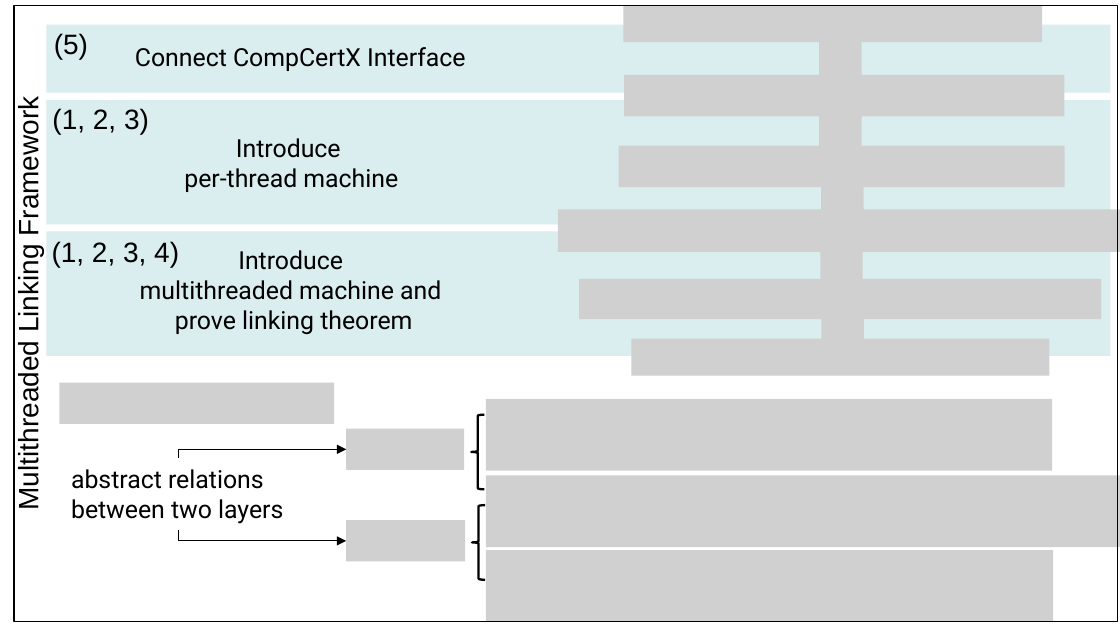
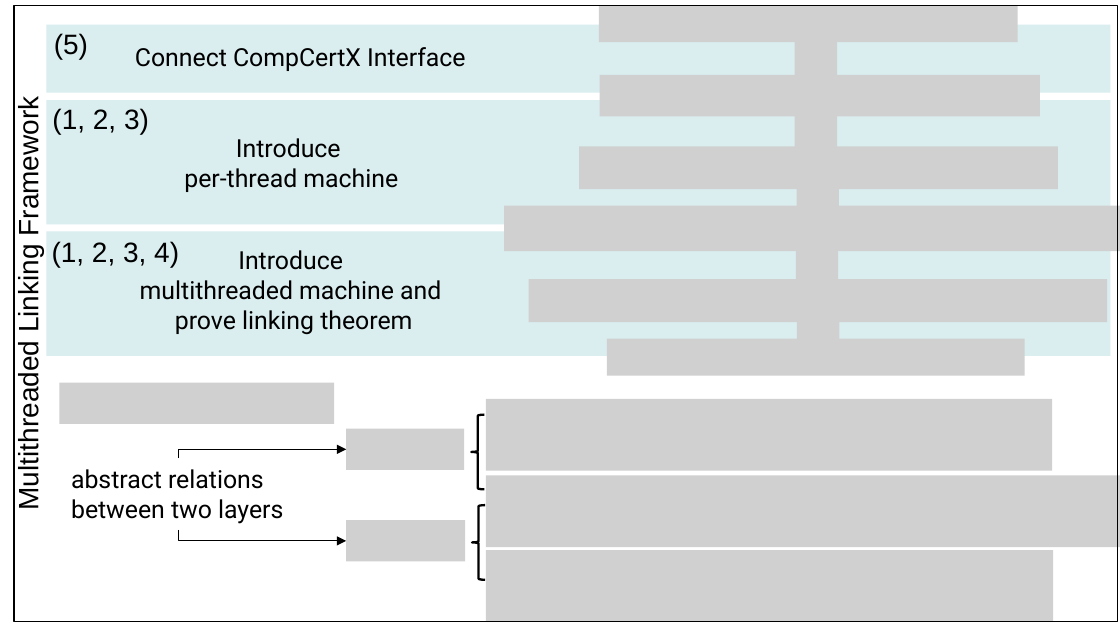
Before and after one commit to jieungkim/phd_thesis, a slide deck: slide 2 of figs/conlink/concurrent_linking.pptx. Drawn at 1120x630 pixels with LibreOffice and Linux fonts; fonts in the diff are those of the drawing; grey boxes stand for pictures. Boxes give left, top, right and bottom in pixels: in the first picture for what was removed or moved away, otherwise in the second. Text is boxed around its words. In the diff, an @@ line names an element or a change of style, - is before the commit and + after.

```diff
--- a/figs/conlink/concurrent_linking.pptx
+++ b/figs/conlink/concurrent_linking.pptx
@@ picture added at bbox=[794, 25, 837, 92] @@
@@ picture: place and size @@
-picture at bbox=[820, 233, 862, 300]
+picture at bbox=[794, 101, 837, 168]
@@ picture removed at bbox=[819, 101, 861, 168] @@
@@ picture: place and size @@
-picture at bbox=[618, 146, 1064, 187]
+picture at bbox=[579, 147, 1057, 189]
@@ picture: place and size @@
-picture at bbox=[821, 168, 864, 235]
+picture at bbox=[796, 171, 839, 239]
@@ picture: place and size @@
-picture at bbox=[558, 209, 1120, 252]
+picture at bbox=[504, 206, 1120, 252]
@@ picture added at bbox=[795, 233, 838, 300] @@
@@ picture: place and size @@
-picture at bbox=[579, 279, 1101, 319]
+picture at bbox=[529, 279, 1108, 321]
@@ picture: place and size @@
-picture at bbox=[819, 25, 861, 92]
+picture at bbox=[796, 298, 839, 365]
@@ picture removed at bbox=[821, 298, 864, 365] @@
@@ 3 pictures: place and size @@
-3 pictures at bbox=[624, 6, 1064, 375]
+3 pictures at bbox=[599, 6, 1039, 375]
```
Also in this commit, not shown: 1 other slide changed, 10 other files.
